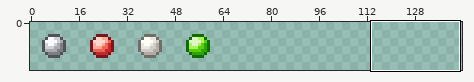
One commit to this sprite sheet: Assets/Sprites/UI/Mat_Doll.png. Above: a wide view before the commit, with the close-up outlined.
Close-up. As it was:
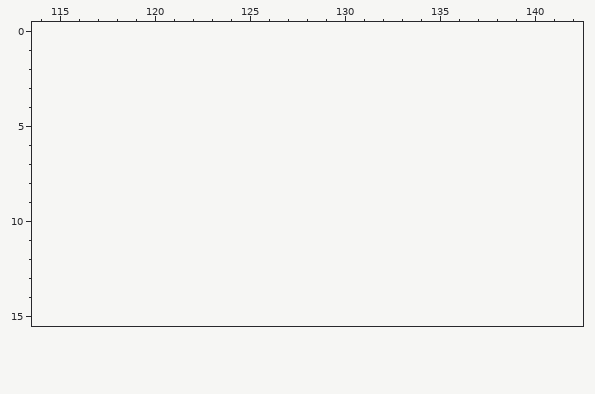
The file is 64x16 pixels. Shown: x 114..142, y 0..15. The old version is drawn lined up with the new one, on the new canvas. The commit also changed other parts of the picture, which this record leaves out.
After the commit:
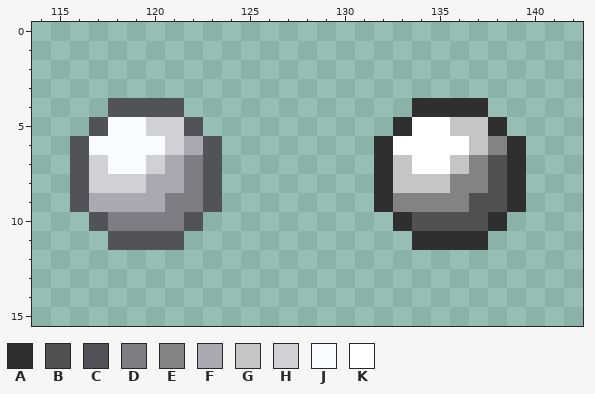
Palette (. is transparent): A #2f2f2f  B #515151  C #525259  D #7d7d84  E #838383  F #a9aab1  G #c5c5c5  H #d0d1d5  J #f8fbff  K #ffffff
Changes in this commit:
canvas 64x16 -> 144x16
Changed rows in their new state; - is an unchanged pixel.
first column x 116:
 4 --CCCC------------AAAA--
 5 -CJJHHC----------AKKGGA-
 6 CJJJJHFC--------AKKKKGEA
 7 CHJJHFDC--------AGKKGEBA
 8 CHHHFFDC--------AGGGEEBA
 9 CFFFFDDC--------AEEEEBBA
10 -CDDDDC----------ABBBBA-
11 --CCCC------------AAAA--
Where, in picture pixels (left, top, right, bottom), the same in both close-ups:
added: (70, 98, 222, 250)
added: (374, 98, 526, 250)
